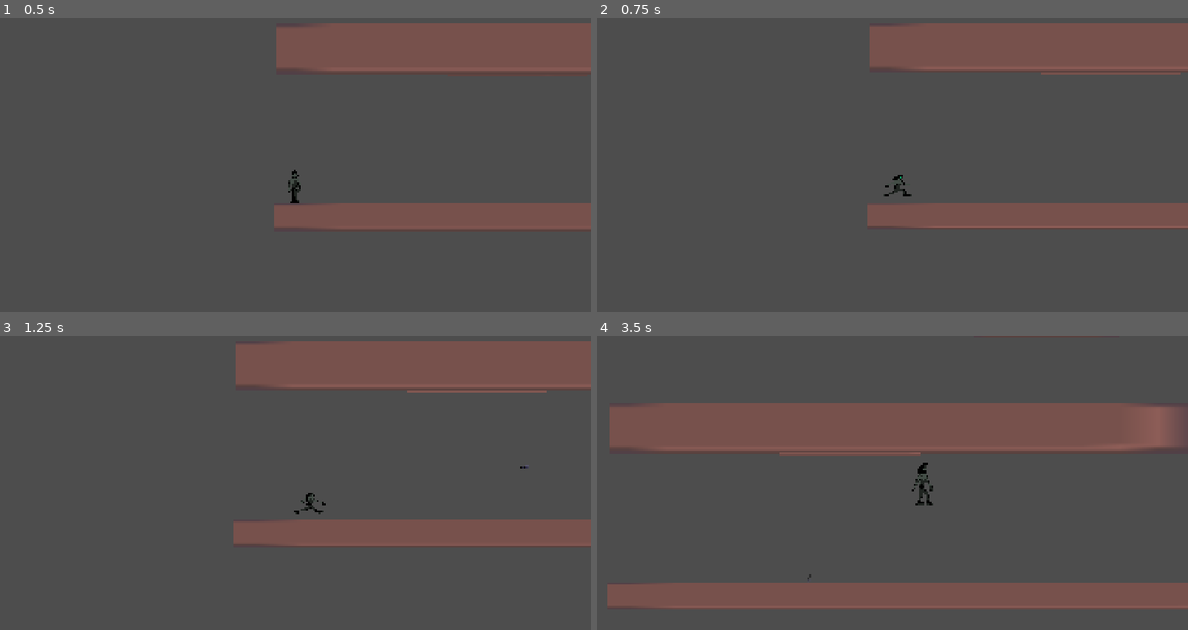
Above: before the commit, frames 1-4 (two rows, left to right).
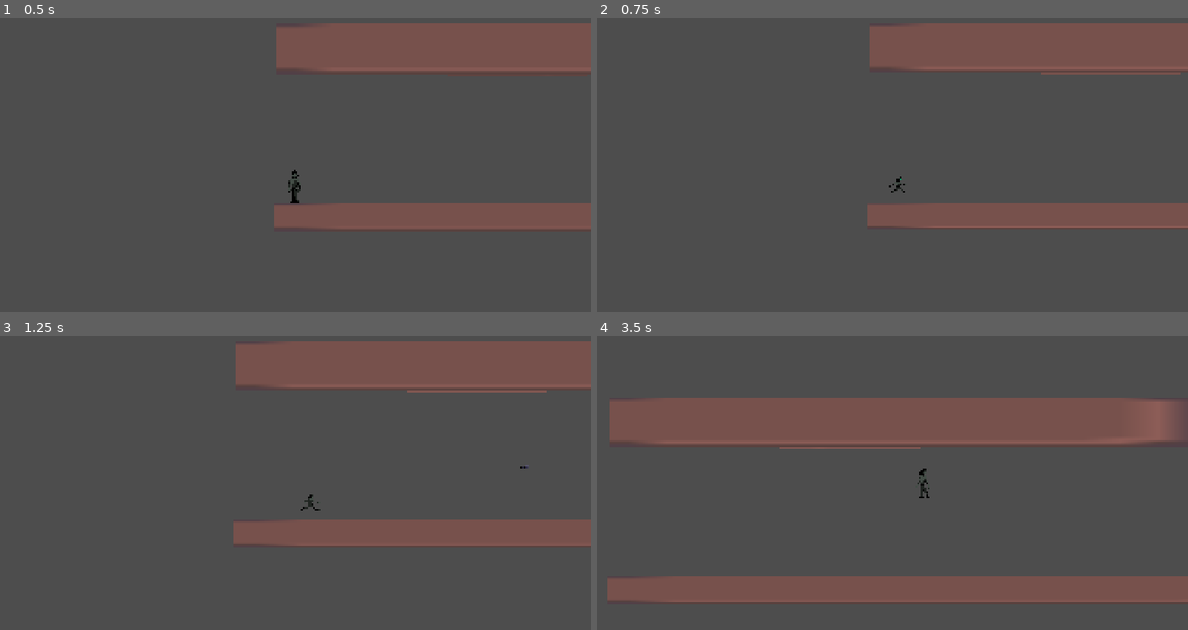
Above: after the commit, the same moments.

Repository: ParkHyun122/PlatformerGameJam2
Game: Godot game, scene res://test.tscn
Same seed, same stepped clock (60 frames per second), same inputs: the game is played once before the commit and once after it.
Inputs (mouse positions are in pixels of both pictures, inside the frame that each line leads up to):
- Up to frame 1 (0.5 s): no input
- Up to frame 2 (0.75 s): move the mouse to (1022, 167) at 0.52 s; hold D (right) from 0.53 s (still down); hold S (crouch) from 0.53 s (still down)
- Up to frame 3 (1.25 s): keep holding D (right); keep holding S (crouch); tap W (jump) at 0.77 s; click (425, 485) at 0.8 s
- Up to frame 4 (3.5 s): move the mouse to (774, 518) at 1.27 s; release S (crouch) at 1.28 s; click (774, 518) at 1.35 s; tap W (jump) at 1.52, 3.02 s; tap S (crouch) at 1.55, 3.05 s; move the mouse to (951, 430) at 2.02 s; release D (right) at 2.03 s; hold A (left) 2.03-2.78 s; hold S (crouch) 2.03-2.78 s; click (951, 430) at 2.3 s; move the mouse to (862, 568) at 2.77 s; hold D (right) from 2.78 s (still down); click (862, 568) at 2.85 s

Frame 1 is identical in both runs. In frame 2, 0.1% of the frame differs, in the area x 48-54%, y 53-61%; in frame 3, 0.1%; in frame 4, 8.7%, in the area x 1-100%, y 21-93%.

Commit message:
kunai retrieval done

Diff:
--- a/Scenes/Player/kunai.tscn
+++ b/Scenes/Player/kunai.tscn
@@ -43,56 +43,6 @@
 "speed": 10.0
 }]
 
-[sub_resource type="Animation" id="Animation_og1pr"]
-length = 0.001
-tracks/0/type = "value"
-tracks/0/imported = false
-tracks/0/enabled = true
-tracks/0/path = NodePath("AnimatedSprite2D:modulate")
-tracks/0/interp = 1
-tracks/0/loop_wrap = true
-tracks/0/keys = {
-"times": PackedFloat32Array(0),
-"transitions": PackedFloat32Array(1),
-"update": 0,
-"values": [Color(1, 1, 1, 1)]
-}
-
-[sub_resource type="Animation" id="Animation_i1d6m"]
-resource_name = "fade"
-tracks/0/type = "value"
-tracks/0/imported = false
-tracks/0/enabled = true
-tracks/0/path = NodePath("AnimatedSprite2D:modulate")
-tracks/0/interp = 1
-tracks/0/loop_wrap = true
-tracks/0/keys = {
-"times": PackedFloat32Array(0, 1),
-"transitions": PackedFloat32Array(1, 1),
-"update": 0,
-"values": [Color(1, 1, 1, 1), Color(0.8509804, 0.8509804, 0.8509804, 0)]
-}
-tracks/1/type = "method"
-tracks/1/imported = false
-tracks/1/enabled = true
-tracks/1/path = NodePath(".")
-tracks/1/interp = 1
-tracks/1/loop_wrap = true
-tracks/1/keys = {
-"times": PackedFloat32Array(1),
-"transitions": PackedFloat32Array(1),
-"values": [{
-"args": [],
-"method": &"queue_free"
-}]
-}
-
-[sub_resource type="AnimationLibrary" id="AnimationLibrary_osmvk"]
-_data = {
-&"RESET": SubResource("Animation_og1pr"),
-&"fade": SubResource("Animation_i1d6m")
-}
-
 [node name="Kunai" type="CharacterBody2D" unique_id=1413344923]
 collision_layer = 32
 collision_mask = 21
@@ -109,6 +59,3 @@
 sprite_frames = SubResource("SpriteFrames_jl2j6")
 animation = &"Thrown"
 frame_progress = 0.25927463
-
-[node name="AnimationPlayer" type="AnimationPlayer" parent="." unique_id=960541759]
-libraries/ = SubResource("AnimationLibrary_osmvk")
--- a/Scripts/Player/States/crouch.gd
+++ b/Scripts/Player/States/crouch.gd
@@ -3,8 +3,10 @@
 
 @onready var player : Player = $"../.."
 
+#we'll change this later, we need a sprite for this, im just scaling it down which is goofy ash
 func enter():
-	player.scale = Vector2(1.0, 0.5)
+	print("Before crouch:", player.scale)
+	player.scale = Vector2(0.665868, 0.381024)
 	player.sprite.play("Move")
 
 func physics_update(delta: float):
@@ -41,4 +43,5 @@
 	)
 
 func exit():
-	player.scale = Vector2(1.0, 1.0)
+	player.scale = Vector2(0.665868, 0.741024)
+	print("after crouch:", player.scale)
--- a/Scripts/Player/kunai.gd
+++ b/Scripts/Player/kunai.gd
@@ -2,12 +2,14 @@
 extends CharacterBody2D
 
 @onready var sprite: AnimatedSprite2D = $AnimatedSprite2D
-@onready var anim: AnimationPlayer = $AnimationPlayer
 @export var SPEED = 300.0
 
+var player : Player
 var dir : float
 var spawnPos : Vector2
 var spawnRot : float
+var stuck := false
+var retrieving := false
 
 func _ready() -> void:
 	sprite.play("Thrown")
@@ -15,16 +17,34 @@
 	global_rotation = spawnRot
 
 func _physics_process(delta: float) -> void:
+	if retrieving:
+		dir = (player.global_position - global_position).angle()
+		global_rotation = dir
+
+		velocity = Vector2.RIGHT.rotated(dir) * SPEED
+		move_and_slide()
+
+		if global_position.distance_to(player.global_position) < 16:
+			player.current_kunai = null
+			queue_free()
+
+		return
+
+	if stuck:
+		return
+
 	velocity = Vector2.RIGHT.rotated(dir) * SPEED
 	move_and_slide()
 
 	if get_slide_collision_count() > 0:
-		kunai_remove()
+		kunai_stuck()
 
+func kunai_stuck():
+	stuck = true
+	velocity = Vector2.ZERO
+	sprite.stop()
 
-func kunai_remove():
-	#this somehow crashes my game
-	#get_tree().add_child()
-	sprite.stop()
-	set_physics_process(false)
-	anim.play("fade")
+func retrieve():
+	stuck = false
+	retrieving = true
+	sprite.play("Thrown")
--- a/Scripts/Player/player.gd
+++ b/Scripts/Player/player.gd
@@ -28,6 +28,7 @@
 var movement_velocity := Vector2.ZERO
 var knockback_velocity := Vector2.ZERO
 var wall_surface_normal := Vector2.ZERO
+var current_kunai : Kunai
 
 const N_DIAG = 0.707107
 
@@ -62,7 +63,7 @@
 
 func _physics_process(delta: float) -> void:
 	if Input.is_action_just_pressed("throw_kunai"):
-		throw_kunai()
+		throw_or_retrieve_kunai()
 
 	if cling_detach_lockout > 0.0:
 		cling_detach_lockout -= delta
@@ -96,12 +97,16 @@
 
 	return 0.0
 
-func throw_kunai():
-	var instance = kunai.instantiate()
-	instance.dir = get_mouse_dir().angle()
-	instance.spawnPos = global_position
-	instance.spawnRot = get_mouse_dir().angle()
-	main.add_child.call_deferred(instance)
+func throw_or_retrieve_kunai():
+	if current_kunai == null:
+		current_kunai = kunai.instantiate()
+		current_kunai.player = self
+		current_kunai.dir = get_mouse_dir().angle()
+		current_kunai.spawnPos = global_position
+		current_kunai.spawnRot = get_mouse_dir().angle()
+		main.add_child.call_deferred(current_kunai)
+	else:
+		current_kunai.retrieve()
 
 func get_mouse_dir() -> Vector2 :
 	return (get_global_mouse_position() - global_position).normalized()
